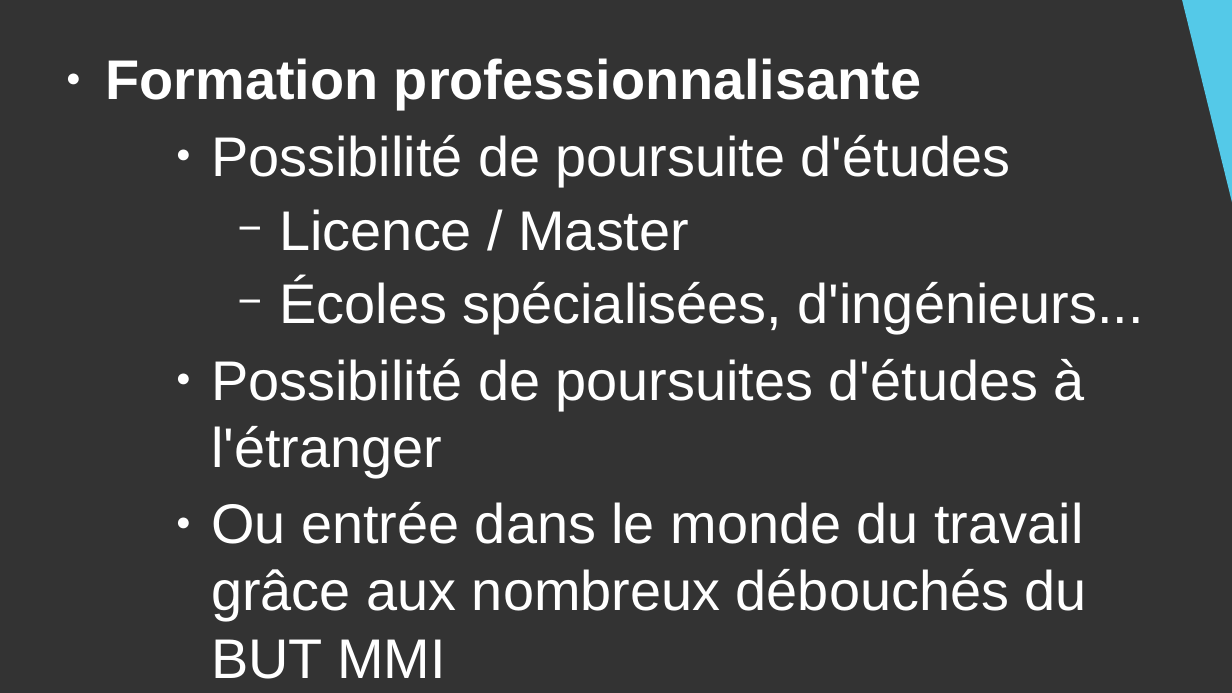
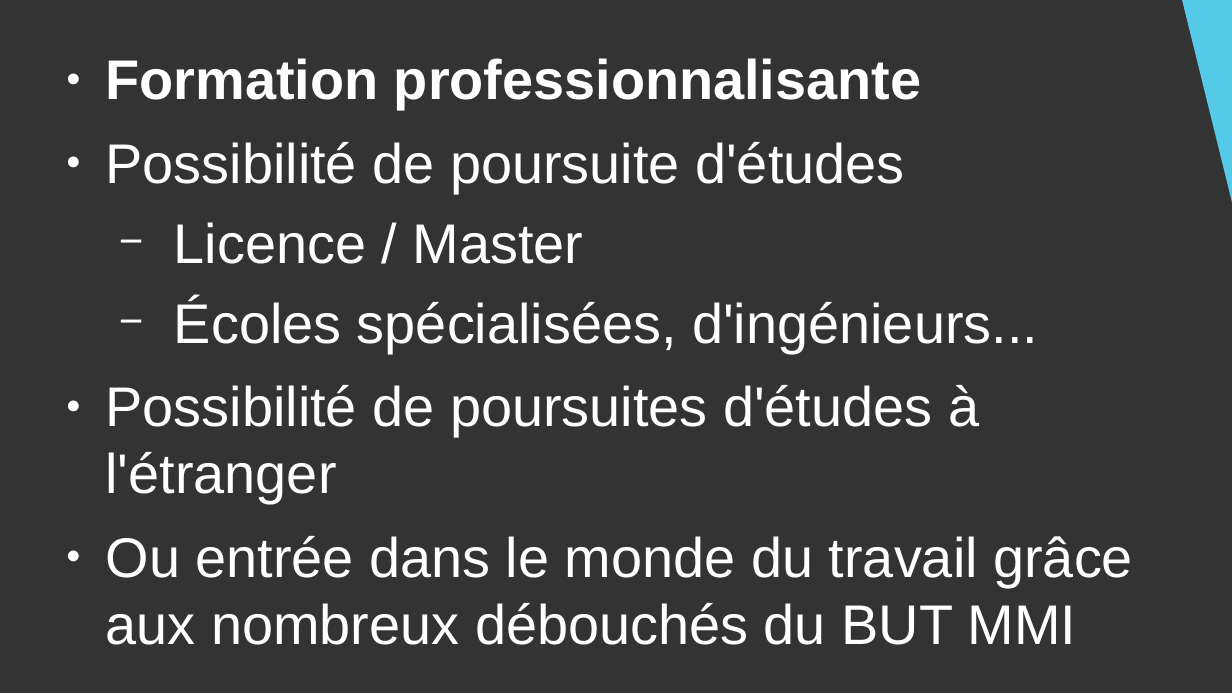
Before and after one commit to DanYellow/cours, a slide deck: slide 7 of presentation-formation-mmi/presentation.odp. Drawn at 1232x693 pixels with LibreOffice and Linux fonts; fonts in the diff are those of the drawing. Boxes give left, top, right and bottom in pixels: in the first picture for what was removed or moved away, otherwise in the second. Text is boxed around its words. In the diff, an @@ line names an element or a change of style, - is before the commit and + after.

```diff
--- a/presentation-formation-mmi/presentation.odp
+++ b/presentation-formation-mmi/presentation.odp
@@ text at <box>106,142,1133,645</box>: list level 3 to 1 in "Possibilité de poursuite d'études"; list level 4 to 2 in "Licence / Master"; list level 4 to 2 in "Écoles spécialisées, d'ingénieurs..."; list level 3 to 1 in "Possibilité de poursuites d'études à ..."; list level 3 to 1 in "Ou entrée dans le monde ..." @@
```
Also in this commit, not shown: 7 other slides changed, 2 slides added, 1 slide removed, 1 other file.
